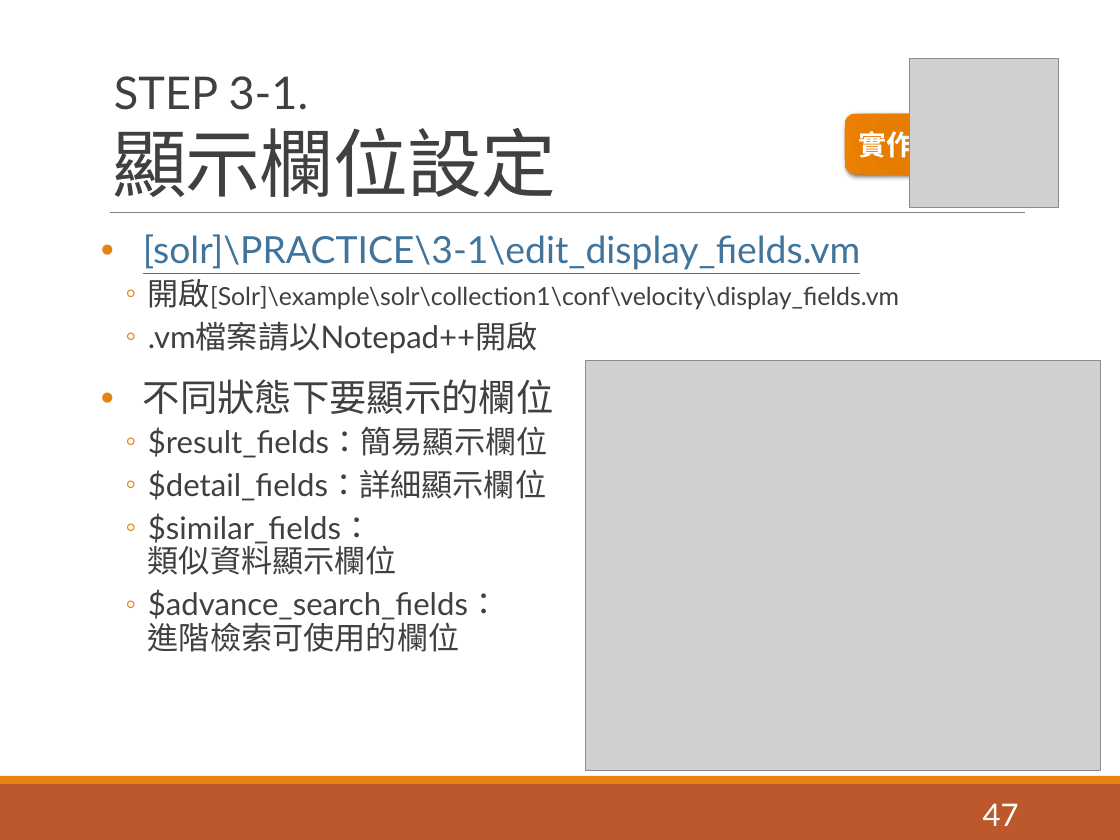
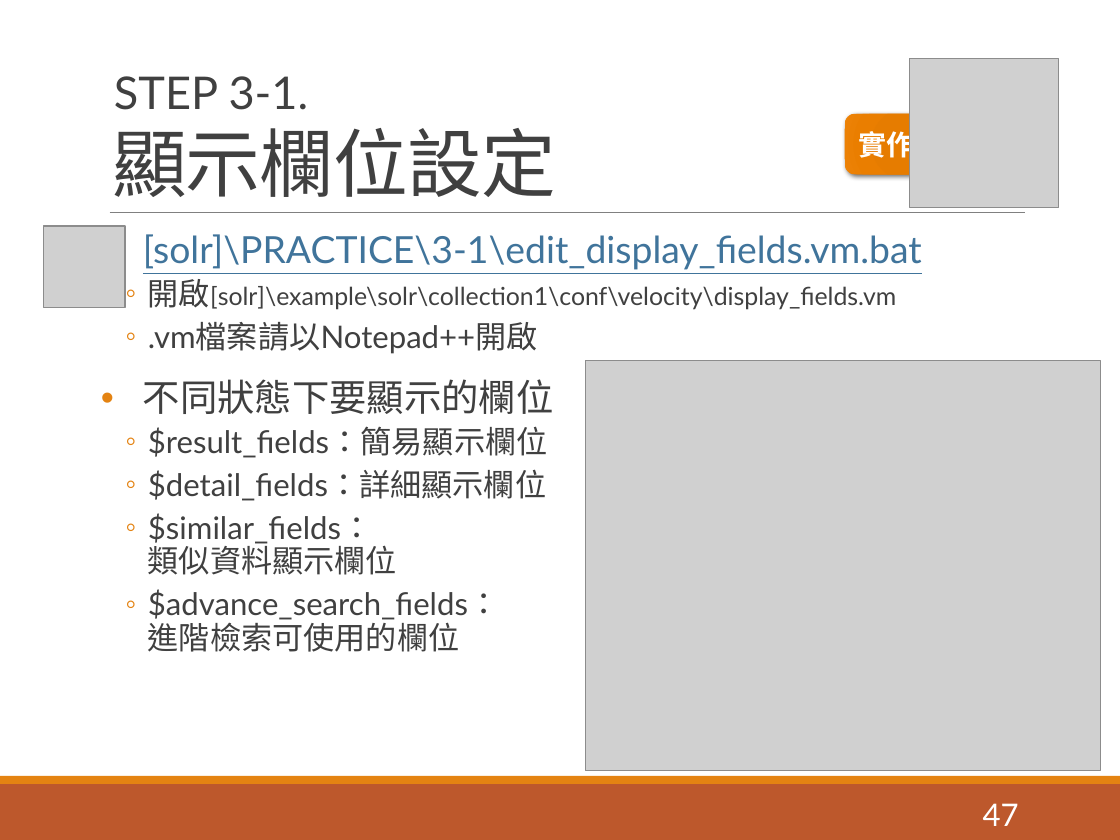
Before and after one commit to pulipulichen/ir-practice-solr, a slide deck: slide 47 of Apache Solr教學介紹.pptx. Drawn at 1120x840 pixels with LibreOffice and Linux fonts; fonts in the diff are those of the drawing; grey boxes stand for pictures. Boxes give left, top, right and bottom in pixels: in the first picture for what was removed or moved away, otherwise in the second. Text is boxed around its words. In the diff, an @@ line names an element or a change of style, - is before the commit and + after.

```diff
--- a/Apache Solr教學介紹.pptx
+++ b/Apache Solr教學介紹.pptx
@@ picture added at (44,226,125,308) @@
@@ text at (143,234,922,310): text changed @@
-• [solr]\PRACTICE\3-1\edit_display_fields.vm
-  ◦ 開啟[Solr]\example\solr\collection1\conf\velocity\display_fields.vm
+• [solr]\PRACTICE\3-1\edit_display_fields.vm.bat
+  ◦ 開啟[solr]\example\solr\collection1\conf\velocity\display_fields.vm
```
Also in this commit, not shown: 27 other slides changed, 1 slide added, 1 slide removed, 13 other files.
